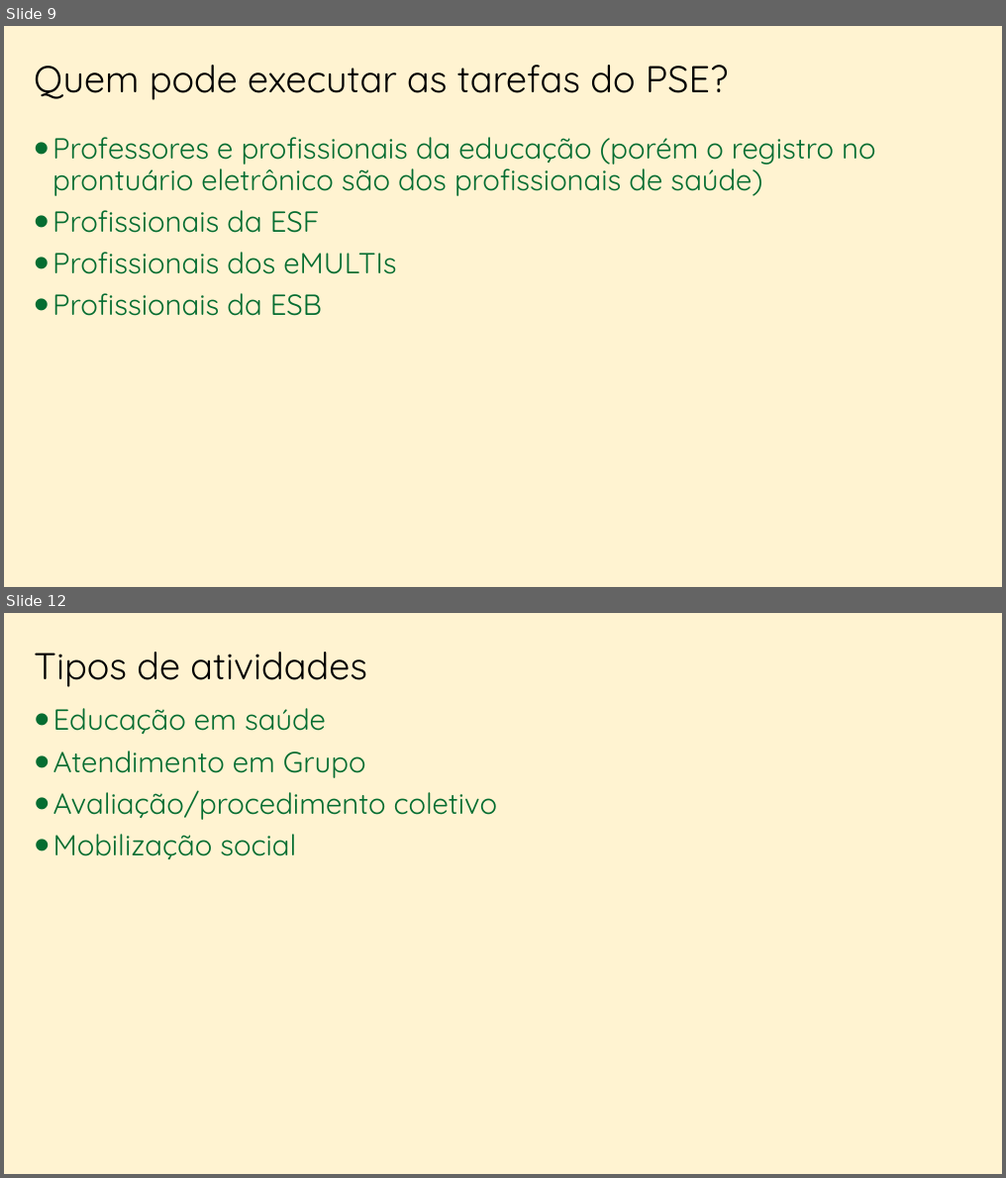
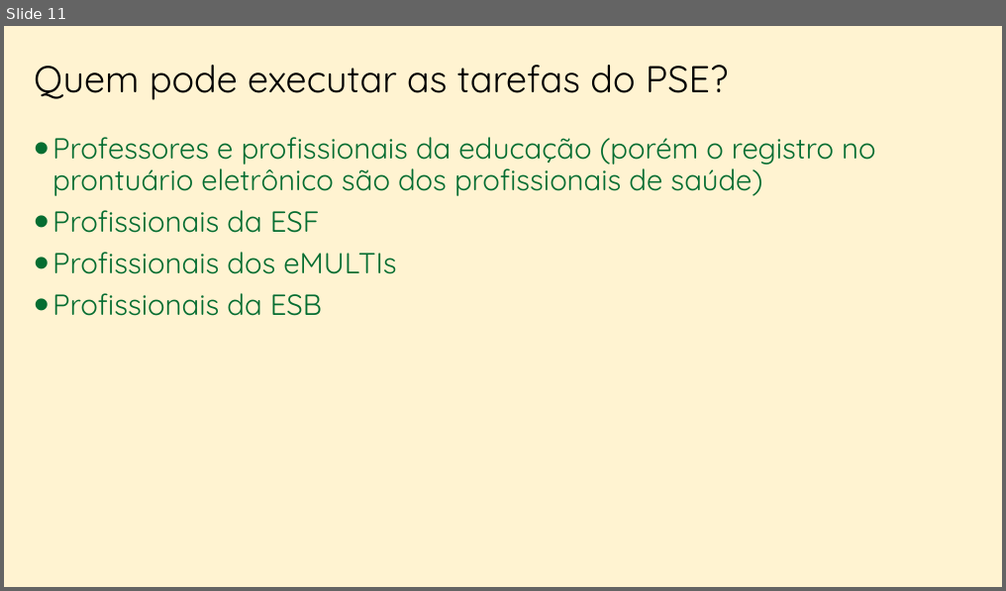
Before and after one commit to marfontenele2/MeusCursos, a slide deck: PSE.pptx. Shown one above the other, each under a label of ours: slides 9 and 12 before the commit, slide 11 after it; the slides between them are not shown. The pictures are 1006x1178 and 1006x591 pixels, drawn with LibreOffice and Linux fonts; fonts in the diff are those of the drawing; background and template pictures are left out. Boxes give left, top, right and bottom in pixels: in the first picture for what was removed or moved away, otherwise in the second. Text is boxed around its words. In the diff, an @@ line names an element or a change of style, - is before the commit and + after.

```diff
--- a/PSE.pptx
+++ b/PSE.pptx
@@ slide 12 removed at <box>4,613,1002,1174</box>, background #FFC000 at 18% opacity @@
@@ title removed at <box>34,652,367,687</box> @@
-Tipos de atividades
@@ text removed at <box>54,708,497,860</box> @@
-• Educação em saúde
-• Atendimento em Grupo
-• Avaliação/procedimento coletivo
-• Mobilização social
@@ what was slide 9 is now slide 11 @@
```
Also in this commit, not shown: 6 slides changed, 7 slides added, 5 other slides removed.
